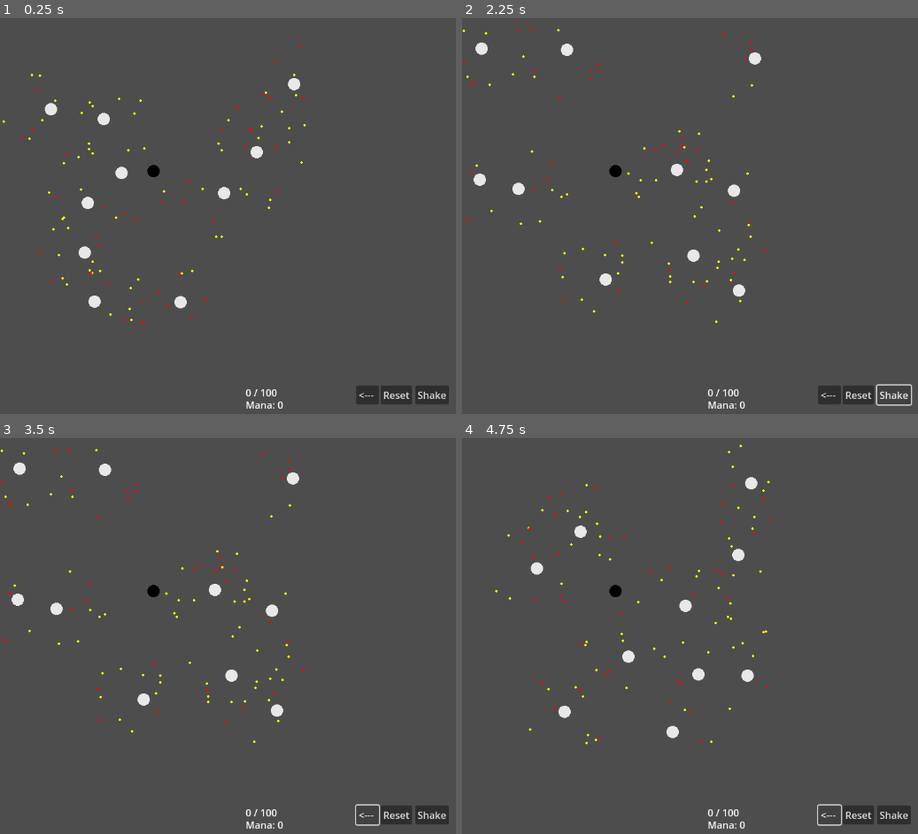
Above: before the commit, frames 1-4 (two rows, left to right).
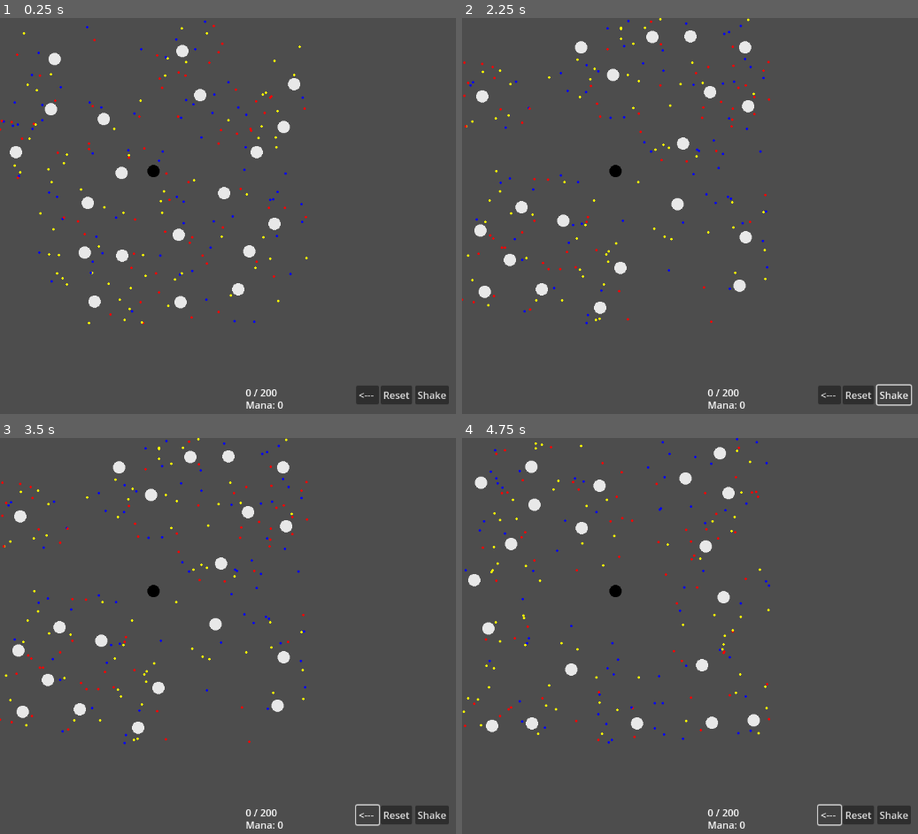
Above: after the commit, the same moments.

Repository: Mynijo/MagicFocus
Game: Godot game, scene res://FocusCraft/Focus.tscn
The game is run twice, just before and just after one commit, with the same random seed, the same clock (stepped at 60 frames per second) and the same inputs.
Inputs:
- Up to frame 1 (0.25 s): no input
- Up to frame 2 (2.25 s): click "Reset" at 0.5 s; click "<---" at 1.25 s; click "Shake" at 2 s
- Up to frame 3 (3.5 s): click "<---" at 2.75 s
- Up to frame 4 (4.75 s): click "Shake" at 3.5 s; click "<---" at 4.25 s

The runs differ from the first frame. In frame 1, 1.4% of the frame differs, in the area x 0-68%, y 0-96%; in frame 2, 3.0%; in frame 3, 3.0%; in frame 4, 3.1%.

Commit message:
Added sort function for FocusNodeSummary

Diff:
--- a/FocusCraft/EnergieDots.gd
+++ b/FocusCraft/EnergieDots.gd
@@ -36,3 +36,8 @@
 
 func get_Dot_color():
 	return Dot_color
+
+func reset():
+	position = Vector2(0,0)
+	visible = true
+	Highlighted = false
--- a/FocusCraft/Focus.gd
+++ b/FocusCraft/Focus.gd
@@ -6,6 +6,8 @@
 var Conection_hover_Node
 
 var Focus_size = 500
+var Focus_max_node = 20
+var Focus_max_dots = 200
 
 var All_nodes = []
 var All_dos = []
@@ -27,7 +29,7 @@
 
 #Inly fast and dirty, dont look
 func creat_new_focus(shake_flag = false):
-	for n in range (0, 10):
+	for n in range (0, Focus_max_node):
 		var pos
 		var flag_ok = false
 		while !flag_ok:
@@ -44,7 +46,7 @@
 		else:
 			All_nodes[n].position = pos
 
-	for n in range (0, 100):
+	for n in range (0, Focus_max_dots):
 		var pos
 		var flag_ok  = false
 		var flag_ok_2 = true
@@ -67,8 +69,10 @@
 			All_dos.append(energie_dots_instance)
 		else:
 			All_dos[n].position = pos
-		if n > 60:
+		if (n % 2) == 0:
 			All_dos[n].Dot_color = Color.RED
+		if (n % 3) == 0:
+			All_dos[n].Dot_color = Color.BLUE
 
 
 
--- a/FocusLexicon/FocusNodeSummary.gd
+++ b/FocusLexicon/FocusNodeSummary.gd
@@ -11,6 +11,17 @@
 # Called every frame. 'delta' is the elapsed time since the previous frame.
 func _process(delta):
 	pass
+
+func sort_object_counter():
+	if Object_counter.size() <= 1:
+		return
+	Object_counter.sort_custom(
+		func(a: Node, b: Node): return a.Obj_counter > b.Obj_counter
+	)
+	for node in Object_counter:
+		remove_child(node)
+	for node in Object_counter:
+		add_child(node)
 
 func set_FocusNode(node):
 	var dup_node = node.duplicate()
@@ -32,3 +43,4 @@
 			object_counter_instance.increase_counter()
 			add_child(object_counter_instance)
 			Object_counter.append(object_counter_instance)
+	sort_object_counter()
--- a/FocusLexicon/ObjectCounter.gd
+++ b/FocusLexicon/ObjectCounter.gd
@@ -17,8 +17,8 @@
 
 func set_type(type):
 	var my_type = type.duplicate()
-	my_type.position = Vector2(0,0)
-	$Icon.add_child(my_type)
+	my_type.reset()
+	$CenterContainer/Icon.add_child(my_type)
 	if type.is_in_group("dots"):
 		Object_sub_type = type.get_Dot_color()
 		$Count.set_modulate(type.get_Dot_color())
--- a/FocusLexicon/ObjectCounter.tscn
+++ b/FocusLexicon/ObjectCounter.tscn
@@ -7,9 +7,12 @@
 offset_bottom = 40.0
 script = ExtResource("1_k41ja")
 
+[node name="CenterContainer" type="CenterContainer" parent="."]
+layout_mode = 2
+
+[node name="Icon" type="CenterContainer" parent="CenterContainer"]
+layout_mode = 2
+
 [node name="Count" type="Label" parent="."]
 layout_mode = 2
 text = "0"
-
-[node name="Icon" type="CenterContainer" parent="."]
-layout_mode = 2
